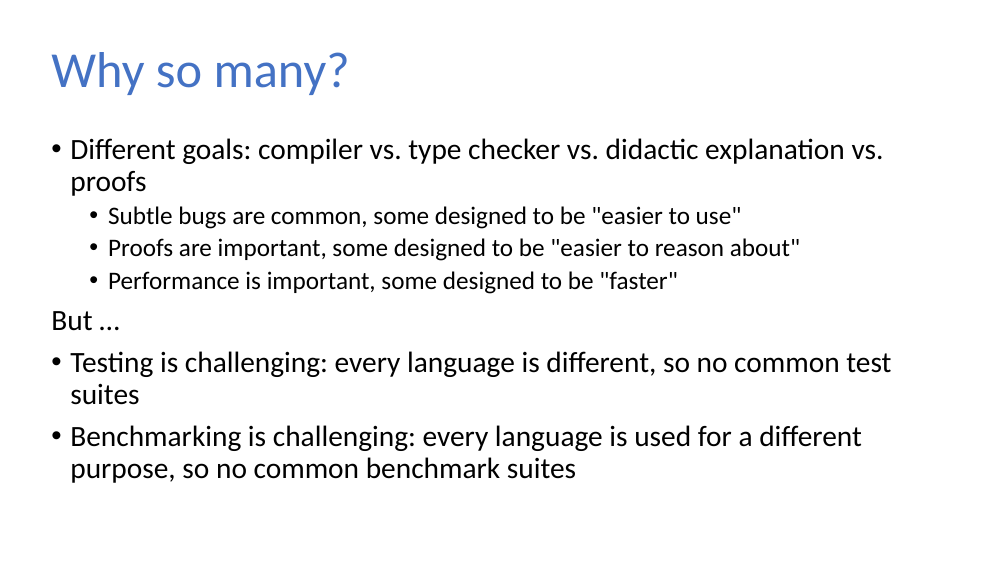
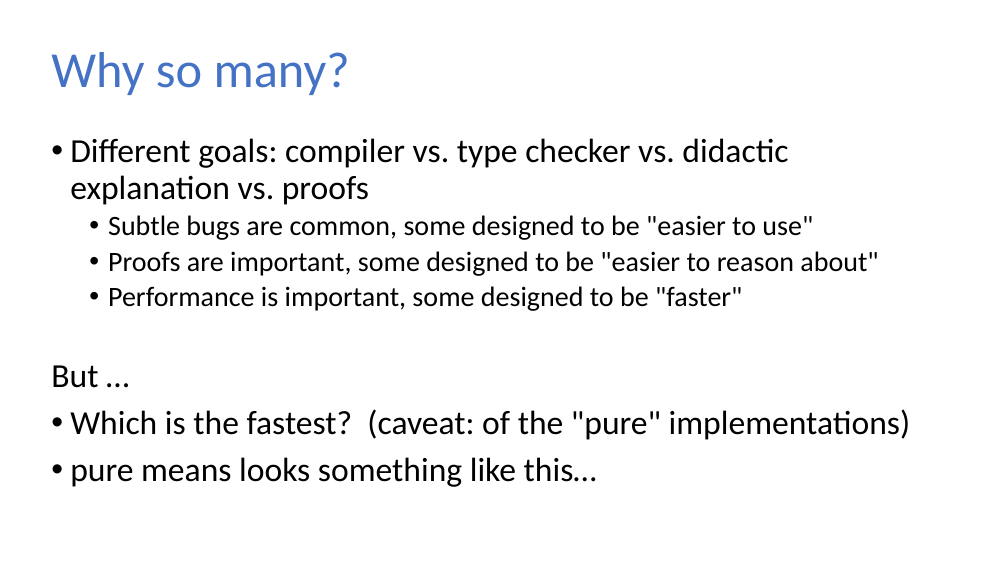
Before and after one commit to sweirich/lambda-n-ways, a slide deck: slide 5 of plclub-2021.pptx (slide 6 before the commit). Drawn at 1008x567 pixels with LibreOffice and Linux fonts; fonts in the diff are those of the drawing. Boxes give left, top, right and bottom in pixels: in the first picture for what was removed or moved away, otherwise in the second. Text is boxed around its words. In the diff, an @@ line names an element or a change of style, - is before the commit and + after.

```diff
--- a/plclub-2021.pptx
+++ b/plclub-2021.pptx
@@ text at (51, 138, 878, 388): size 21 to 24 pt in "Different goals: compiler vs. type checker vs. ...", "But …"; size 18 to 20 pt in "Subtle bugs are common, some designed to ...", "Proofs are important, some designed to be ...", "Performance is important, some designed to be ..." @@
@@ text at (70, 409, 911, 487): text changed; size 21 to 24 pt @@
-• Testing is challenging: every language is different, so no common test suites
-• Benchmarking is challenging: every language is used for a different purpose, so no common benchmark suites
+• Which is the fastest? (caveat: of the "pure" implementations)
+• pure means looks something like this…
```
Also in this commit, not shown: 9 other slides changed, 1 slide added, 18 other files.
